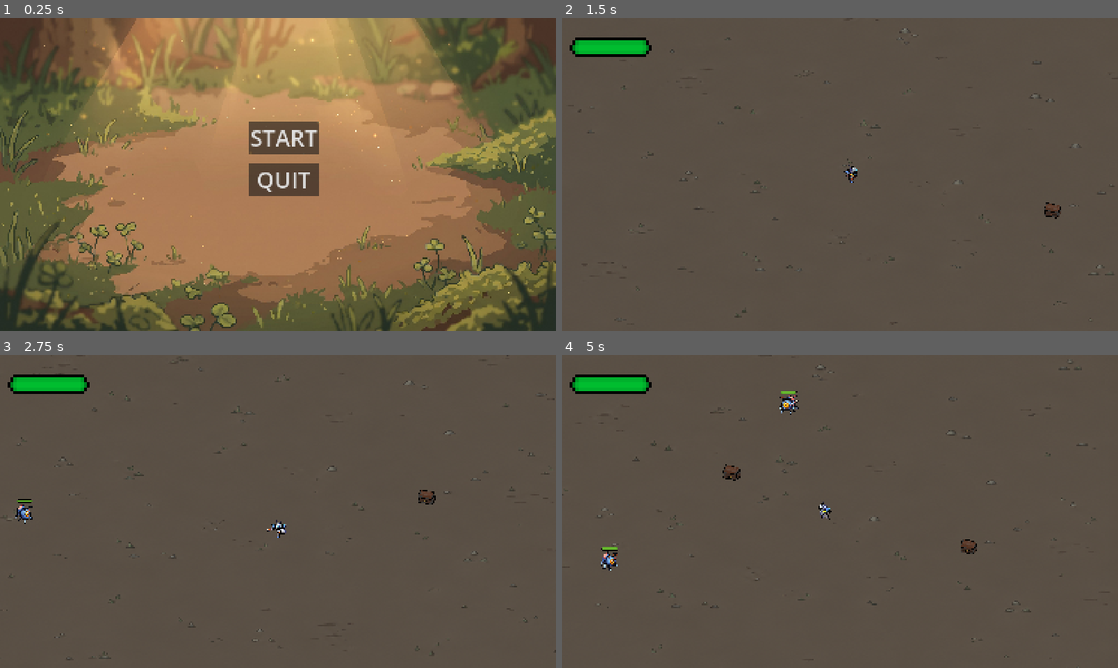
Above: before the commit, frames 1-4 (two rows, left to right).
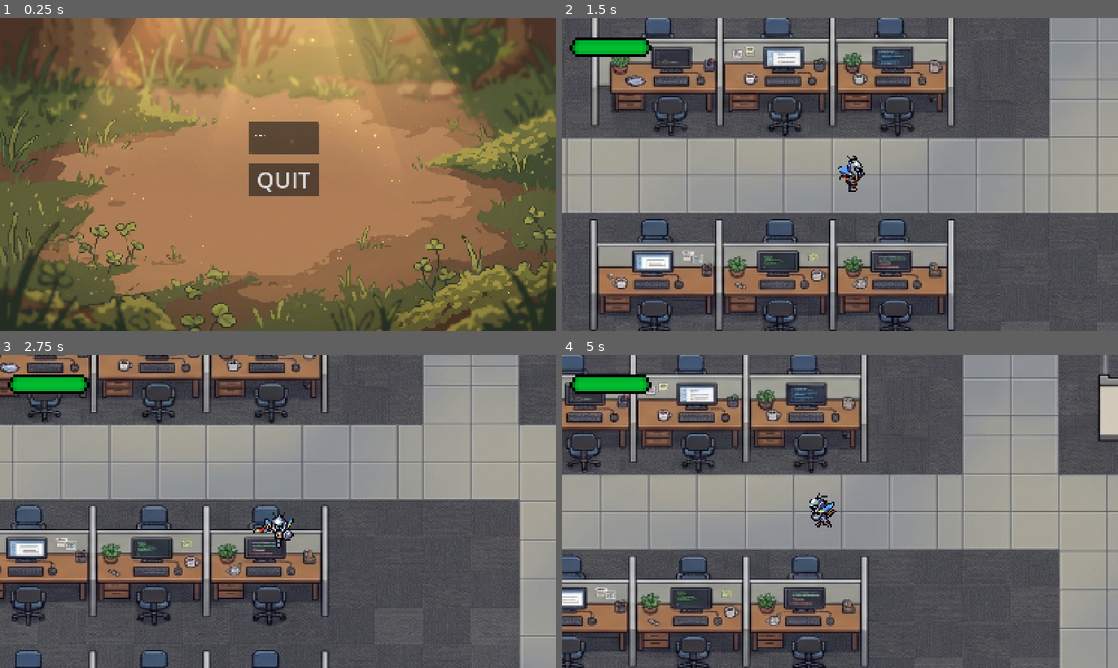
Above: after the commit, the same moments.

Repository: bonum119/TFG
Game: Godot game, scene res://Escenas/menus/start_game_menu.tscn
Same seed, same stepped clock (60 frames per second), same inputs: the game is played once before the commit and once after it.
Inputs (mouse positions are in pixels of both pictures, inside the frame that each line leads up to):
- Up to frame 1 (0.25 s): no input
- Up to frame 2 (1.5 s): click (845, 136) at 0.5 s; hold Right (ui_right) from 1.28 s (still down)
- Up to frame 3 (2.75 s): release Right (ui_right) at 2.03 s; hold Down (ui_down) from 2.03 s (still down)
- Up to frame 4 (5 s): release Down (ui_down) at 2.78 s; hold Right (ui_right) 2.78-3.53 s; hold Up (ui_up) 3.53-4.28 s; hold Left (ui_left) from 4.28 s (still down)

The runs differ from the first frame. In frame 1, 0.3% of the frame differs, in the area x 45-58%, y 35-42%; in frame 2, 63%; in frame 3, 59%; in frame 4, 64%, in the area x 0-100%, y 0-100%.

Commit message:
vida del player arreglada

Diff:
--- a/Escenas/menus/start_game_menu.tscn
+++ b/Escenas/menus/start_game_menu.tscn
@@ -2,6 +2,7 @@
 
 [ext_resource type="Script" uid="uid://c5kddcyppt7dh" path="res://Scripts/menus/start_game_menu.gd" id="1_8uf8s"]
 [ext_resource type="Texture2D" uid="uid://k6m22djnh8p3" path="res://Sprites/Background/Background_start.jpg" id="2_qqvy8"]
+[ext_resource type="Texture2D" uid="uid://coksn4bkxhund" path="res://Sprites/PantallaInicio/botonStart.png" id="3_qqvy8"]
 
 [node name="Menu" type="Control" unique_id=1535069561]
 layout_mode = 3
@@ -33,7 +34,7 @@
 offset_bottom = -62.0
 grow_vertical = 2
 theme_override_font_sizes/font_size = 70
-text = "START"
+icon = ExtResource("3_qqvy8")
 
 [node name="Btn_quit" type="Button" parent="." unique_id=1823229217]
 layout_mode = 1
--- a/Escenas/world.tscn
+++ b/Escenas/world.tscn
@@ -3,7 +3,7 @@
 [ext_resource type="Script" uid="uid://cwvaun0o7hxeo" path="res://Scripts/world.gd" id="1_8usl3"]
 [ext_resource type="PackedScene" uid="uid://cohldc11hmcub" path="res://Escenas/player.tscn" id="2_r16dl"]
 [ext_resource type="PackedScene" uid="uid://c7cuip0jpj50c" path="res://Escenas/Cofres/chest.tscn" id="3_4dhcw"]
-[ext_resource type="Texture2D" uid="uid://d1xsjf1i1cjg6" path="res://Sprites/Background/Background.png" id="3_255mg"]
+[ext_resource type="Texture2D" uid="uid://c7lnq5yj5b4yb" path="res://Sprites/Background/Background2.png" id="4_4dhcw"]
 [ext_resource type="PackedScene" uid="uid://bhn5xlth4vgaq" path="res://Escenas/enemy.tscn" id="4_bjp5t"]
 [ext_resource type="PackedScene" uid="uid://s6qhftm0kdaw" path="res://Escenas/Objetos_pantalla/barra_vida.tscn" id="5_k730p"]
 [ext_resource type="Script" uid="uid://co50h81vbk3le" path="res://Scripts/Objetos_pantalla/texture_progress_bar.gd" id="6_a786x"]
@@ -20,15 +20,30 @@
 [node name="Walls" type="StaticBody2D" parent="." unique_id=775829097]
 physics_material_override = SubResource("PhysicsMaterial_r16dl")
 
+[node name="TextureRect" type="TextureRect" parent="." unique_id=1136376884]
+visible = false
+anchors_preset = 15
+anchor_right = 1.0
+anchor_bottom = 1.0
+offset_left = -122.0
+offset_top = -72.0
+offset_right = 1286.0
+offset_bottom = 696.0
+grow_horizontal = 2
+grow_vertical = 2
+texture = ExtResource("4_4dhcw")
+stretch_mode = 1
+
 [node name="Background" type="Sprite2D" parent="." unique_id=1088530379]
 light_mask = 0
-position = Vector2(577.00006, 324)
-scale = Vector2(0.9170653, 0.5167464)
-texture = ExtResource("3_255mg")
+position = Vector2(588, 331)
+scale = Vector2(1.633828, 1.302644)
+texture = ExtResource("4_4dhcw")
 
 [node name="Player" parent="." unique_id=407511737 instance=ExtResource("2_r16dl")]
 visibility_layer = 2
 position = Vector2(576, 324)
+scale = Vector2(2, 2)
 
 [node name="CanvasLayer" type="CanvasLayer" parent="." unique_id=922660393]
 
--- a/Scripts/enemy.gd
+++ b/Scripts/enemy.gd
@@ -15,6 +15,7 @@
 var has_directions := false
 var has_west := false
 var knockback := Vector2.ZERO
+var damage_time: float = 0.0
 
 
 func _ready() -> void:
@@ -34,6 +35,8 @@
 func _physics_process(delta: float) -> void:
 	if not is_instance_valid(player):
 		return
+	if damage_time > 0.0:
+		damage_time -= delta
 
 	var to_player := player.global_position - global_position
 	var dist := to_player.length()
@@ -42,7 +45,12 @@
 	var steer := dir
 	if dist < player_push_radius or knockback.length() > 60.0:
 		steer = Vector2.ZERO
-		GameManager.take_life(5)
+
+
+	if dist < player_push_radius :
+		if damage_time <= 0.0:
+			GameManager.take_life(10)
+			damage_time = 0.8
 
 
 	var push := Vector2.ZERO
Binary file added: Sprites/Background/Background2.png
Not shown, added: Sprites/Background/Background2.png.import
Binary file added: Sprites/PantallaInicio/botonStart.png
Not shown, added: Sprites/PantallaInicio/botonStart.png.import
Not shown, added: Sprites/PantallaInicio/botonStart.pxo
